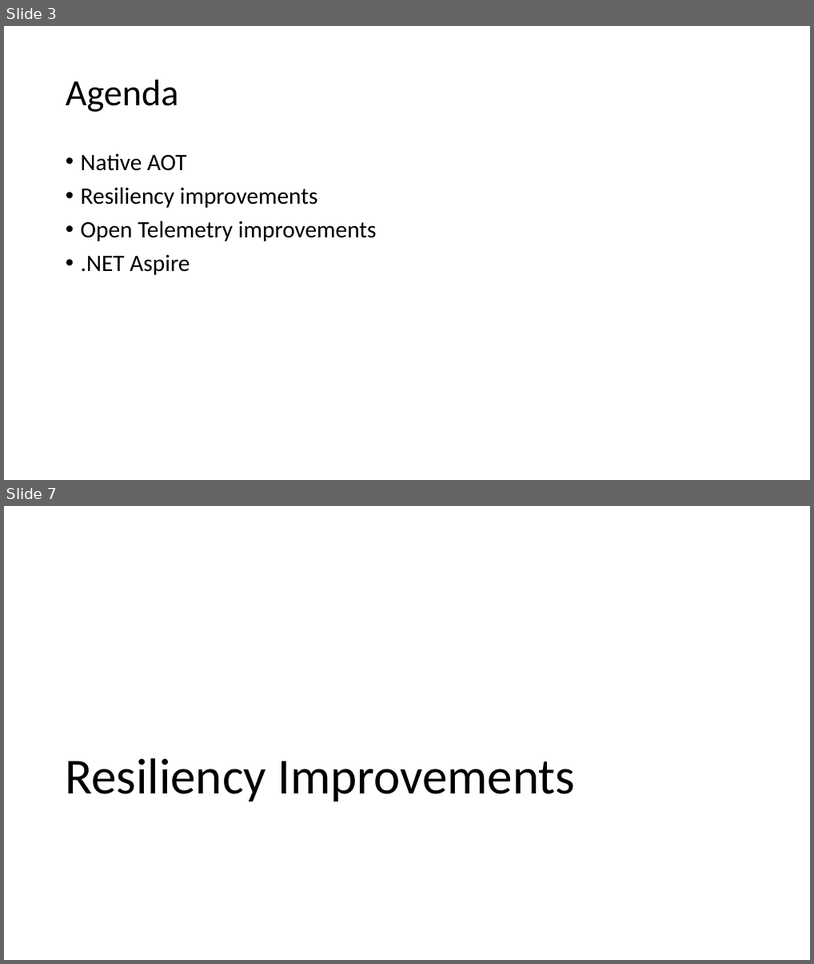
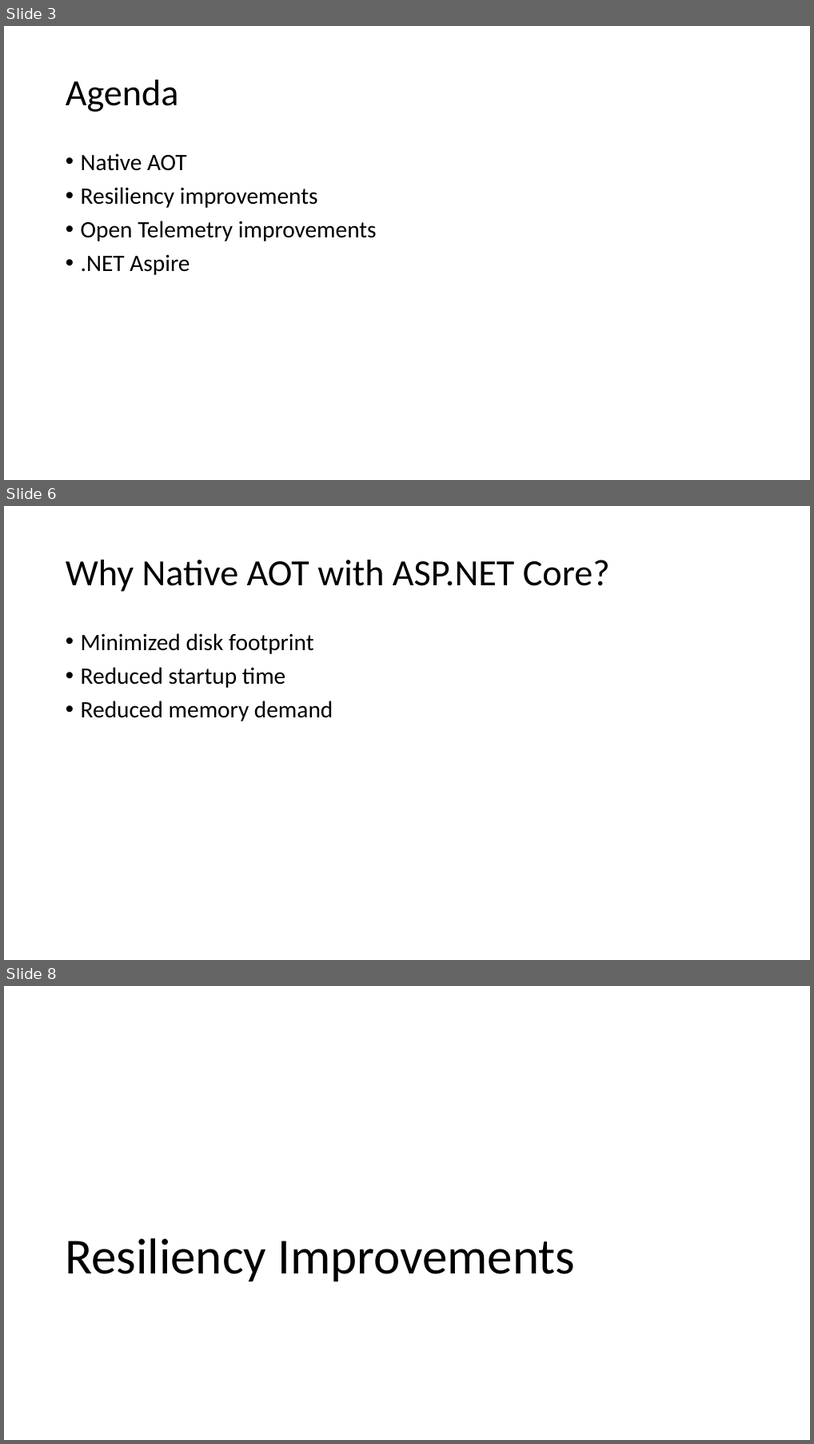
Before and after one commit to willvelida/talks, a slide deck: whats-new-cloud-native-dev-dotnet8/slide_deck.pptx. Shown one above the other, each under a label of ours: slides 3 and 7 before the commit, slides 3, 6 and 8 after it; the slides between them are not shown. The pictures are 814x964 and 814x1444 pixels, drawn with LibreOffice and Linux fonts; fonts in the diff are those of the drawing. Boxes give left, top, right and bottom in pixels: in the first picture for what was removed or moved away, otherwise in the second. Text is boxed around its words. In the diff, an @@ line names an element or a change of style, - is before the commit and + after.

```diff
--- a/whats-new-cloud-native-dev-dotnet8/slide_deck.pptx
+++ b/whats-new-cloud-native-dev-dotnet8/slide_deck.pptx
@@ slide 6 added at <box>4,506,810,960</box>, background #FFFFFF @@
@@ title added at <box>66,560,610,592</box>, 44 pt, text #000000 @@
+Why Native AOT with ASP.NET Core?
@@ text added at <box>81,633,333,721</box>, 28 pt, text #000000 @@
+• Minimized disk footprint
+• Reduced startup time
+• Reduced memory demand
@@ what was slide 7 is now slide 8 @@
```
Also in this commit, not shown: 4 slides changed, 2 other slides added, 6 other files.
